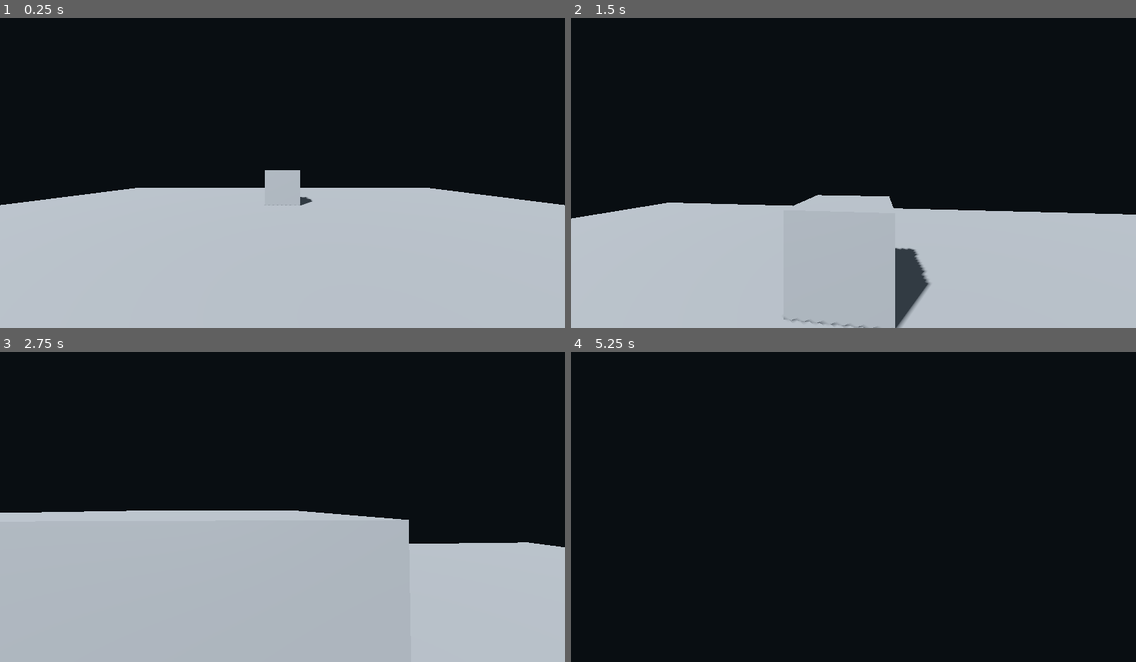
Above: before the commit, frames 1-4 (two rows, left to right).
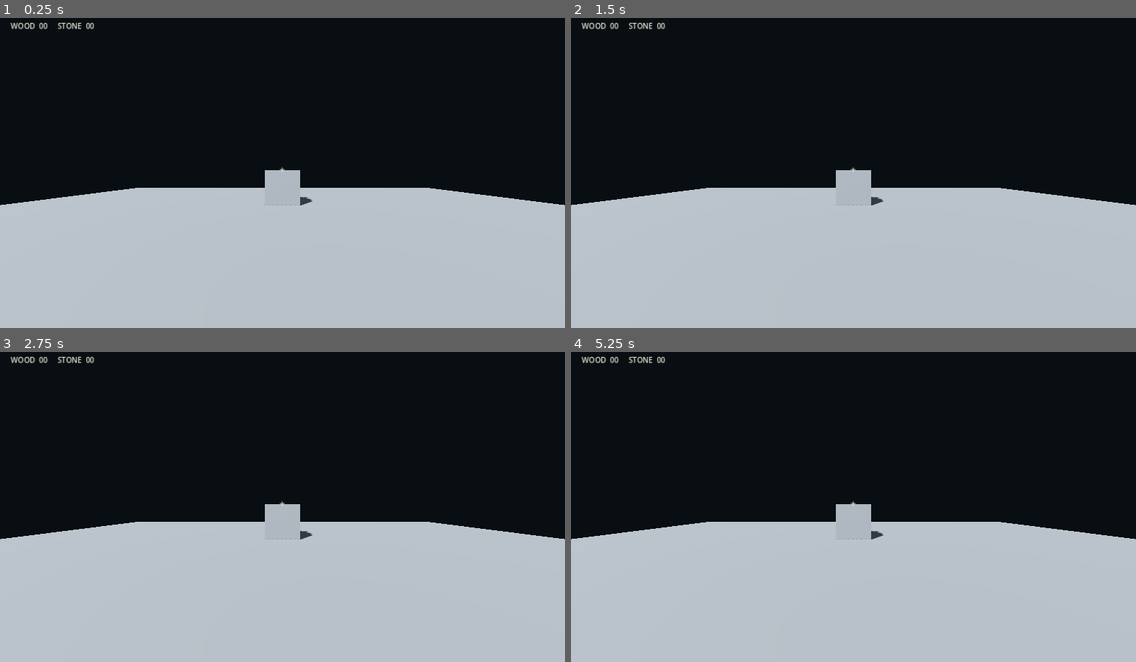
Above: after the commit, the same moments.

Repository: skiiesea/MFUA
Game: Godot game, scene res://scenes/main.tscn
Same seed, same stepped clock (60 frames per second), same inputs: the game is played once before the commit and once after it.
Inputs (mouse positions are in pixels of both pictures, inside the frame that each line leads up to):
- Up to frame 1 (0.25 s): no input
- Up to frame 2 (1.5 s): tap Enter at 0.5 s; move the mouse to (881, 166) at 0.52 s; hold Shift 0.53-1.28 s; hold W from 0.53 s (still down); tap Space at 0.77, 0.8, 1.07, 1.35 s; move the mouse to (825, 169) at 1.27 s
- Up to frame 3 (2.75 s): keep holding W; tap Space at 1.52, 1.82, 2.3 s; tap Shift at 1.55 s; move the mouse to (293, 497) at 2.02 s; hold Shift from 2.03 s (still down)
- Up to frame 4 (5.25 s): keep holding W; move the mouse to (847, 507) at 2.77 s; release Shift at 2.78 s; tap E at 2.85 s; tap Space at 3.02, 3.32, 3.77, 3.8, 4.07, 4.35, 4.52, 4.82 s; tap Shift at 3.05, 4.55 s; move the mouse to (893, 507) at 3.52 s; hold Shift 3.53-4.28 s; move the mouse to (808, 500) at 4.27 s; move the mouse to (859, 503) at 5.02 s; hold Shift from 5.03 s (still down)

The runs differ from the first frame. In frame 1, 0.2% of the frame differs, in the area x 1-51%, y 1-50%; in frame 2, 6.6%; in frame 3, 4.3%; in frame 4, 44%, in the area x 0-100%, y 1-100%.

Commit message:
Implement first-person movement HUD and inventory

Diff:
--- a/afterlight/scripts/player_controller.gd
+++ b/afterlight/scripts/player_controller.gd
@@ -3,24 +3,41 @@
 @export var move_speed: float = 4.5
 @export var sprint_speed: float = 6.5
 @export var jump_velocity: float = 4.2
+@export var ground_acceleration: float = 18.0
+@export var air_acceleration: float = 5.0
 @export var mouse_sensitivity: float = 0.002
-@export var interaction_distance: float = 2.5
+@export var interaction_distance: float = 3.0
 
 @onready var head: Node3D = $Head
 @onready var camera: Camera3D = $Head/Camera3D
 @onready var interaction_ray: RayCast3D = $Head/Camera3D/InteractionRay
 
 var gravity: float = float(ProjectSettings.get_setting("physics/3d/default_gravity"))
+var inventory: Dictionary = {
+	"wood": 0,
+	"stone": 0
+}
+
+var prompt_label: Label
+var inventory_label: Label
+var notification_label: Label
+var notification_time: float = 0.0
+
 
 func _ready() -> void:
+	floor_snap_length = 0.22
+	camera.current = true
 	Input.mouse_mode = Input.MOUSE_MODE_CAPTURED
 	interaction_ray.target_position = Vector3(0.0, 0.0, -interaction_distance)
+	_create_hud()
+	_update_inventory_hud()
+
 
 func _unhandled_input(event: InputEvent) -> void:
 	if event is InputEventMouseMotion and Input.mouse_mode == Input.MOUSE_MODE_CAPTURED:
 		rotate_y(-event.relative.x * mouse_sensitivity)
 		head.rotate_x(-event.relative.y * mouse_sensitivity)
-		head.rotation.x = clampf(head.rotation.x, deg_to_rad(-85.0), deg_to_rad(85.0))
+		head.rotation.x = clampf(head.rotation.x, deg_to_rad(-84.0), deg_to_rad(84.0))
 	elif event is InputEventKey and event.pressed and not event.echo:
 		if event.keycode == KEY_ESCAPE:
 			Input.mouse_mode = Input.MOUSE_MODE_VISIBLE
@@ -29,32 +46,145 @@
 	elif event is InputEventMouseButton and event.pressed and Input.mouse_mode != Input.MOUSE_MODE_CAPTURED:
 		Input.mouse_mode = Input.MOUSE_MODE_CAPTURED
 
+
+func _process(delta: float) -> void:
+	_update_interaction_prompt()
+	if notification_time > 0.0:
+		notification_time = maxf(0.0, notification_time - delta)
+		notification_label.visible = true
+	else:
+		notification_label.visible = false
+
+
 func _physics_process(delta: float) -> void:
 	if not is_on_floor():
 		velocity.y -= gravity * delta
-	elif Input.is_key_pressed(KEY_SPACE):
+	elif Input.is_action_just_pressed("jump"):
 		velocity.y = jump_velocity
 
-	var input_vector := Vector2.ZERO
-	input_vector.x = float(Input.is_key_pressed(KEY_D)) - float(Input.is_key_pressed(KEY_A))
-	input_vector.y = float(Input.is_key_pressed(KEY_W)) - float(Input.is_key_pressed(KEY_S))
-	input_vector = input_vector.normalized()
+	var input_vector := Input.get_vector("move_left", "move_right", "move_forward", "move_back")
+	var direction := (global_transform.basis * Vector3(input_vector.x, 0.0, input_vector.y)).normalized()
+	var current_speed := sprint_speed if Input.is_action_pressed("sprint") else move_speed
+	var acceleration := ground_acceleration if is_on_floor() else air_acceleration
 
-	var direction := (transform.basis * Vector3(input_vector.x, 0.0, -input_vector.y)).normalized()
-	var current_speed := sprint_speed if Input.is_key_pressed(KEY_SHIFT) else move_speed
-	if direction != Vector3.ZERO:
-		velocity.x = direction.x * current_speed
-		velocity.z = direction.z * current_speed
+	if direction.length_squared() > 0.001:
+		velocity.x = move_toward(velocity.x, direction.x * current_speed, acceleration * delta)
+		velocity.z = move_toward(velocity.z, direction.z * current_speed, acceleration * delta)
 	else:
-		velocity.x = move_toward(velocity.x, 0.0, move_speed * 8.0 * delta)
-		velocity.z = move_toward(velocity.z, 0.0, move_speed * 8.0 * delta)
+		velocity.x = move_toward(velocity.x, 0.0, ground_acceleration * delta)
+		velocity.z = move_toward(velocity.z, 0.0, ground_acceleration * delta)
 
 	move_and_slide()
+
+
+func _update_interaction_prompt() -> void:
+	if not is_instance_valid(prompt_label):
+		return
+
+	var target: Object = interaction_ray.get_collider()
+	if target != null and target.has_method("interact"):
+		var target_name := str(target.get("display_name"))
+		prompt_label.text = "[E]  PICK UP  " + target_name
+	else:
+		prompt_label.text = ""
+
 
 func _interact() -> void:
 	interaction_ray.force_raycast_update()
 	if not interaction_ray.is_colliding():
 		return
-	var target := interaction_ray.get_collider()
+
+	var target: Object = interaction_ray.get_collider()
 	if target != null and target.has_method("interact"):
 		target.interact(self)
+
+
+func add_resource(resource_id: String, amount: int) -> void:
+	if amount <= 0:
+		return
+
+	inventory[resource_id] = int(inventory.get(resource_id, 0)) + amount
+	_update_inventory_hud()
+	notification_label.text = "+%d %s" % [amount, resource_id.to_upper()]
+	notification_time = 1.8
+
+
+func _update_inventory_hud() -> void:
+	if not is_instance_valid(inventory_label):
+		return
+
+	inventory_label.text = "WOOD  %02d     STONE  %02d" % [
+		int(inventory.get("wood", 0)),
+		int(inventory.get("stone", 0))
+	]
+
+
+func _create_hud() -> void:
+	var canvas := CanvasLayer.new()
+	canvas.name = "GameHUD"
+	canvas.layer = 5
+	add_child(canvas)
+
+	var root := Control.new()
+	root.name = "HUDRoot"
+	root.set_anchors_and_offsets_preset(Control.PRESET_FULL_RECT)
+	canvas.add_child(root)
+
+	var crosshair := Label.new()
+	crosshair.name = "Crosshair"
+	crosshair.text = "+"
+	crosshair.horizontal_alignment = HORIZONTAL_ALIGNMENT_CENTER
+	crosshair.vertical_alignment = VERTICAL_ALIGNMENT_CENTER
+	crosshair.add_theme_font_size_override("font_size", 22)
+	crosshair.add_theme_color_override("font_color", Color(0.92, 0.91, 0.82, 0.9))
+	crosshair.anchor_left = 0.5
+	crosshair.anchor_top = 0.5
+	crosshair.anchor_right = 0.5
+	crosshair.anchor_bottom = 0.5
+	crosshair.offset_left = -12.0
+	crosshair.offset_top = -18.0
+	crosshair.offset_right = 12.0
+	crosshair.offset_bottom = 18.0
+	root.add_child(crosshair)
+
+	inventory_label = Label.new()
+	inventory_label.name = "InventoryReadout"
+	inventory_label.position = Vector2(24.0, 22.0)
+	inventory_label.add_theme_font_size_override("font_size", 17)
+	inventory_label.add_theme_color_override("font_color", Color(0.88, 0.89, 0.81))
+	root.add_child(inventory_label)
+
+	prompt_label = Label.new()
+	prompt_label.name = "InteractionPrompt"
+	prompt_label.horizontal_alignment = HORIZONTAL_ALIGNMENT_CENTER
+	prompt_label.add_theme_font_size_override("font_size", 18)
+	prompt_label.add_theme_color_override("font_color", Color(0.96, 0.9, 0.72))
+	prompt_label.anchor_left = 0.5
+	prompt_label.anchor_top = 1.0
+	prompt_label.anchor_right = 0.5
+	prompt_label.anchor_bottom = 1.0
+	prompt_label.offset_left = -220.0
+	prompt_label.offset_top = -92.0
+	prompt_label.offset_right = 220.0
+	prompt_label.offset_bottom = -54.0
+	root.add_child(prompt_label)
+
+	notification_label = Label.new()
+	notification_label.name = "PickupNotification"
+	notification_label.horizontal_alignment = HORIZONTAL_ALIGNMENT_CENTER
+	notification_label.add_theme_font_size_override("font_size", 17)
+	notification_label.add_theme_color_override("font_color", Color(0.76, 0.88, 0.72))
+	notification_label.anchor_left = 0.5
+	notification_label.anchor_top = 1.0
+	notification_label.anchor_right = 0.5
+	notification_label.anchor_bottom = 1.0
+	notification_label.offset_left = -180.0
+	notification_label.offset_top = -132.0
+	notification_label.offset_right = 180.0
+	notification_label.offset_bottom = -98.0
+	notification_label.visible = false
+	root.add_child(notification_label)
+
+
+func _exit_tree() -> void:
+	Input.mouse_mode = Input.MOUSE_MODE_VISIBLE
